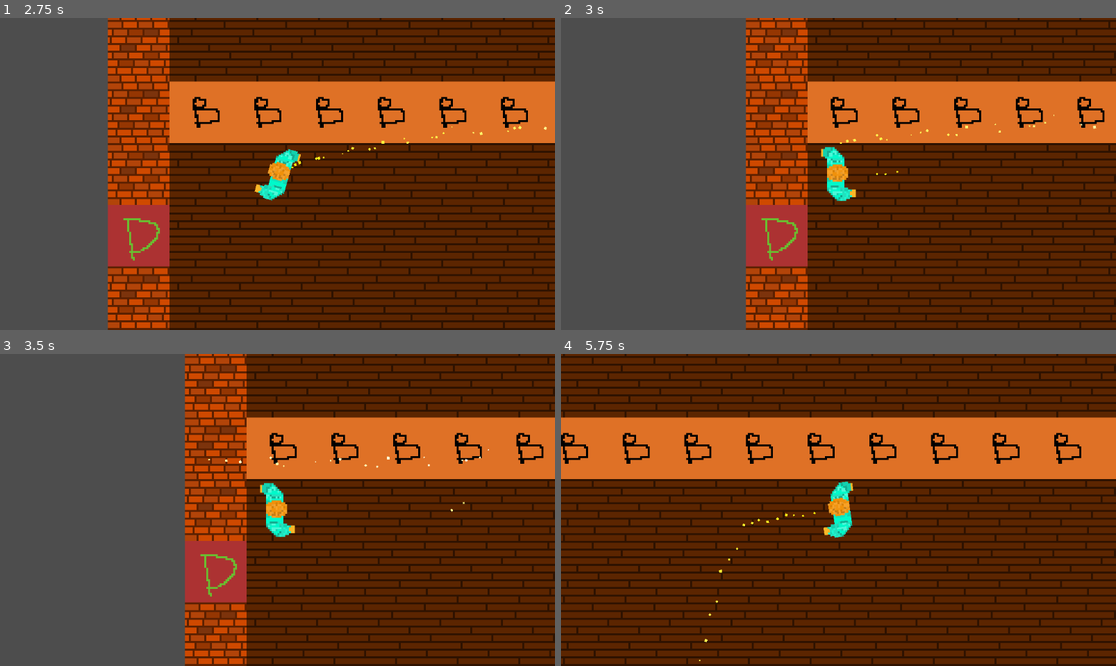
Above: before the commit, frames 1-4 (two rows, left to right).
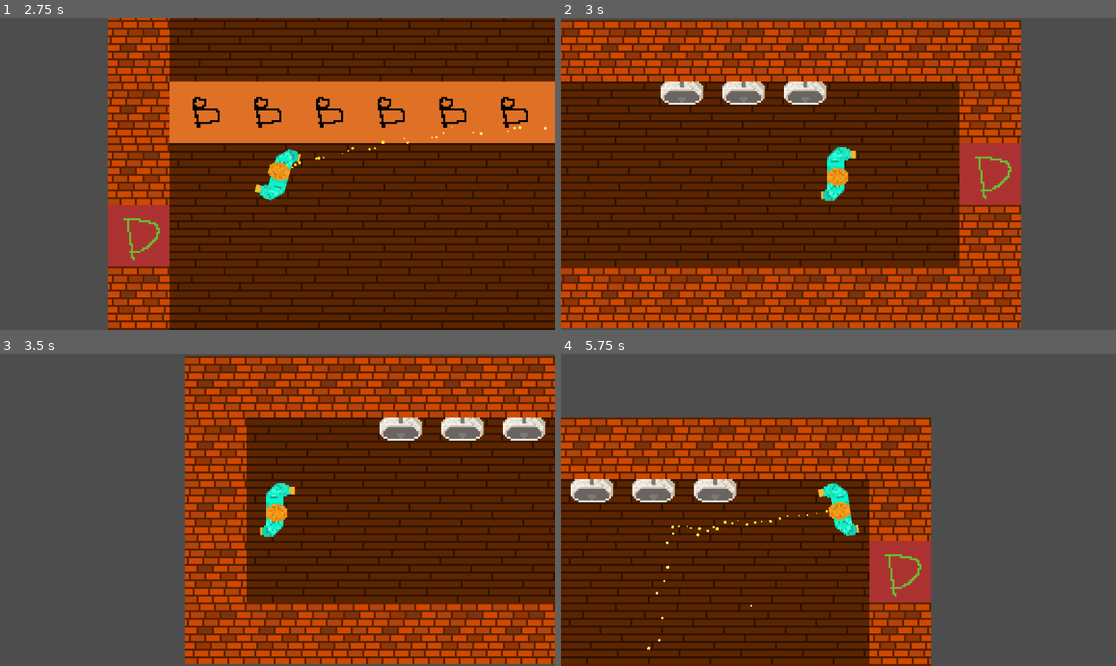
Above: after the commit, the same moments.

Repository: Jibby-Games/PizzaJam11
Game: Godot game, scene res://menu/intro.tscn
Two runs of this game, one before a commit and one after it. Both use one fixed random seed, a clock stepped at 60 frames per second and the inputs below. The engine's default icon, where the game draws it, is replaced by a stand-in: a white triangle on a blue panel in a dark square.
Inputs (mouse positions are in pixels of both pictures, inside the frame that each line leads up to):
- Up to frame 1 (2.75 s): move the mouse to (249, 236) at 0.52 s; press the mouse at (249, 236) at 0.53 s; hold W (up) 0.53-2.03 s; move the mouse to (444, 220) at 1.27 s; release the mouse at (444, 220) at 1.28 s; click (444, 220) at 1.35 s; move the mouse to (111, 127) at 2.02 s; press the mouse at (111, 127) at 2.03 s; hold A (left) from 2.03 s (still down)
- Up to frame 2 (3 s): keep holding A (left); move the mouse to (866, 174) at 2.77 s; release the mouse at (866, 174) at 2.78 s; click (866, 174) at 2.85 s
- Up to frame 3 (3.5 s): keep holding A (left)
- Up to frame 4 (5.75 s): move the mouse to (755, 432) at 3.52 s; release A (left) at 3.53 s; press the mouse at (755, 432) at 3.53 s; hold S (down) 3.53-4.28 s; move the mouse to (960, 494) at 4.27 s; release the mouse at (960, 494) at 4.28 s; hold D (right) 4.28-5.03 s; click (960, 494) at 4.35 s; move the mouse to (727, 525) at 5.02 s; press the mouse at (727, 525) at 5.03 s; hold W (up) from 5.03 s (still down)

Frame 1 is identical in both runs. In frame 2, 86% of the frame differs, in the area x 0-100%, y 0-100%; in frame 3, 35%; in frame 4, 70%.

Commit message:
fix: door trigger in bar

Diff:
--- a/levels/bar.tscn
+++ b/levels/bar.tscn
@@ -3,7 +3,7 @@
 [ext_resource type="TileSet" uid="uid://d3jvv1lwq2d2n" path="res://levels/tileset.tres" id="1_c65sc"]
 [ext_resource type="PackedScene" uid="uid://bhx1yxdibm2j7" path="res://player/player.tscn" id="2_fp0kv"]
 [ext_resource type="PackedScene" uid="uid://dibhmbwefhtgx" path="res://objects/door_trigger.tscn" id="3_t1mot"]
-[ext_resource type="PackedScene" path="res://levels/bathroom.tscn" id="4_2djfm"]
+[ext_resource type="PackedScene" uid="uid://b82exjq3jokox" path="res://levels/level1.tscn" id="4_stj2s"]
 
 [node name="Bar" type="Node2D"]
 
@@ -22,4 +22,4 @@
 
 [node name="DoorTrigger" parent="TileMap" instance=ExtResource("3_t1mot")]
 position = Vector2(-592, -368)
-next_scene = ExtResource("4_2djfm")
+next_scene = ExtResource("4_stj2s")
